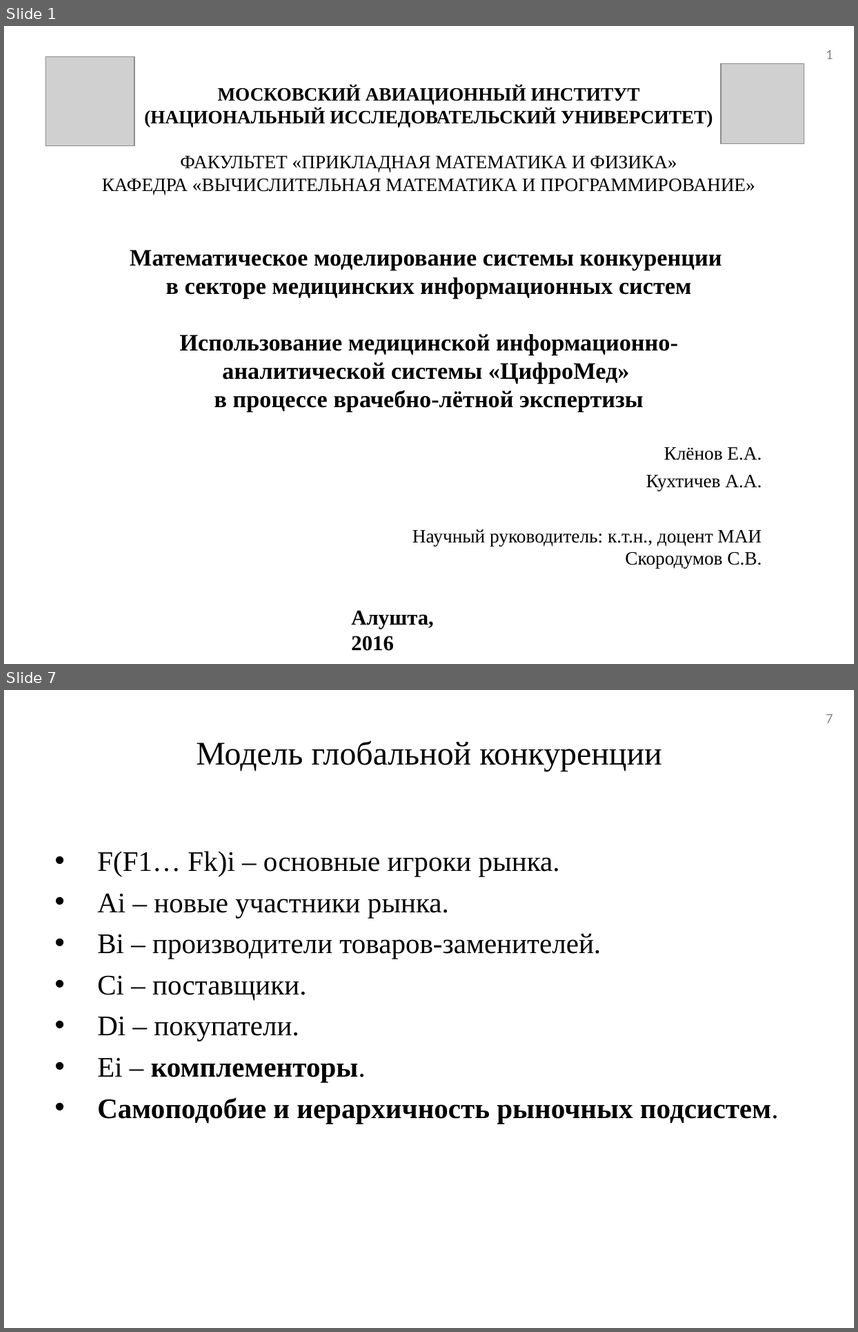
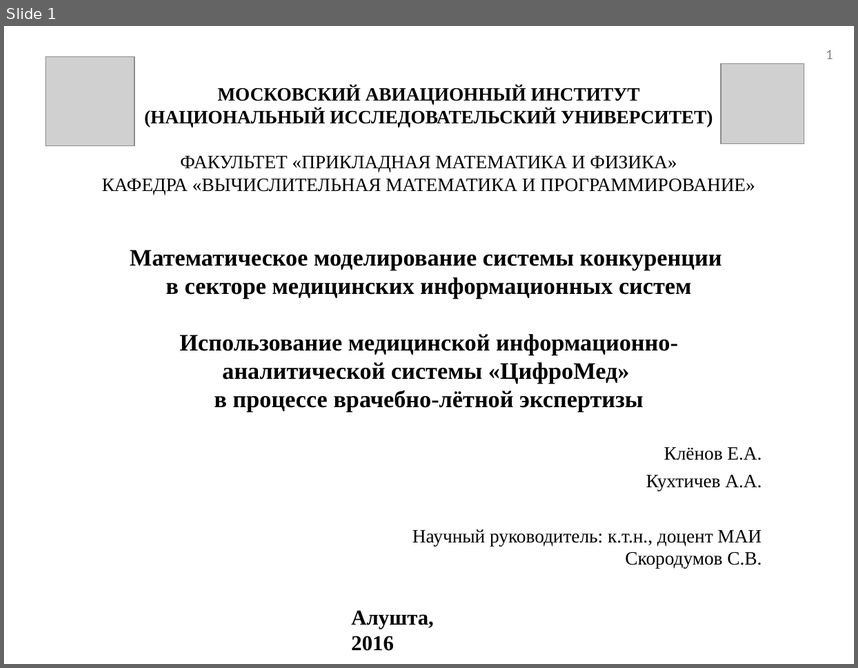
Before and after one commit to tehdoorsareopen/science, a slide deck: _Аспирантура/_Статьи/Алушта16/Алушта16.ppt. Shown one above the other, each under a label of ours: slides 1 and 7 before the commit, slide 1 after it; the slides between them are not shown. The pictures are 858x1332 and 858x668 pixels, drawn with LibreOffice and Linux fonts; fonts in the diff are those of the drawing; grey boxes stand for pictures. Boxes give left, top, right and bottom in pixels: in the first picture for what was removed or moved away, otherwise in the second. Text is boxed around its words. In the diff, an @@ line names an element or a change of style, - is before the commit and + after.

```diff
--- a/_Аспирантура/_Статьи/Алушта16/Алушта16.ppt
+++ b/_Аспирантура/_Статьи/Алушта16/Алушта16.ppt
@@ slide 7 removed at [4, 690, 854, 1328], background #FFFFFF @@
@@ page number removed at [826, 714, 833, 723] @@
-7
@@ title removed at [196, 740, 662, 771] @@
-Модель глобальной конкуренции
@@ text removed at [97, 851, 779, 1123] @@
-• F(F1… Fk)i – основные игроки рынка.
-• Ai – новые участники рынка.
-• Bi – производители товаров-заменителей.
-• Ci – поставщики.
-• Di – покупатели.
-• Ei – комплементоры.
-• Самоподобие и иерархичность рыночных подсистем.
```
Also in this commit, not shown: 1 slide changed, 14 slides added, 9 other slides removed, 10 other files.
